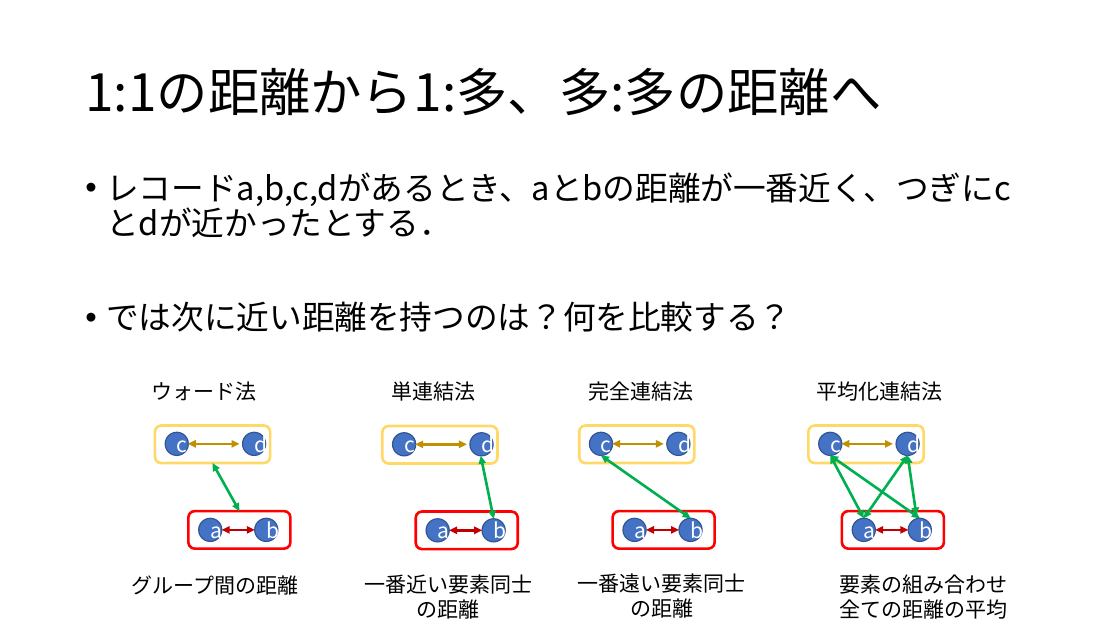
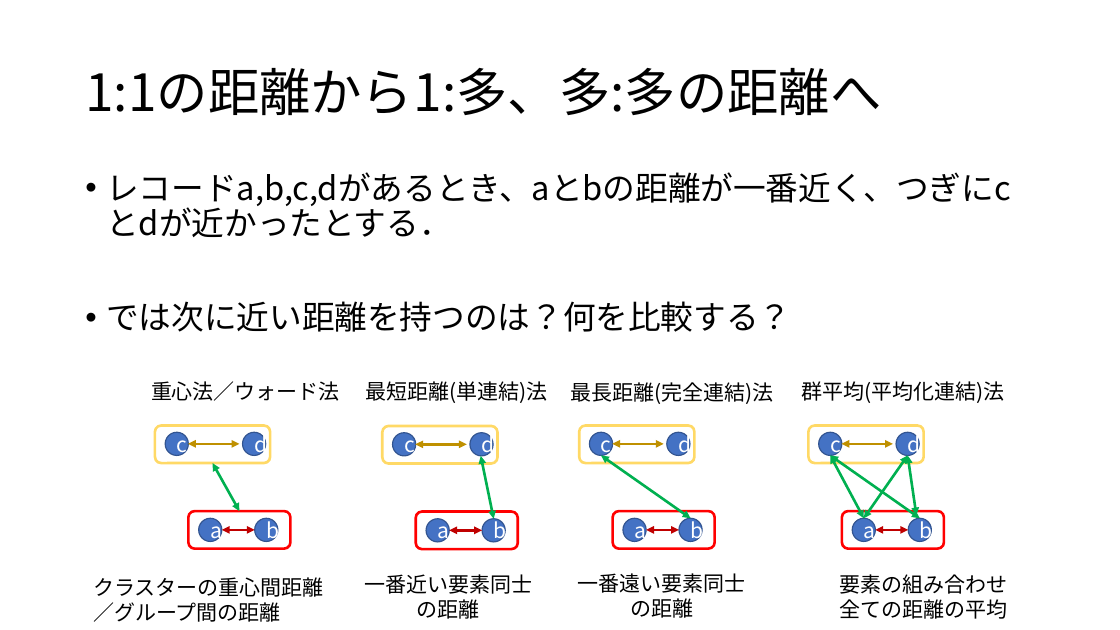
Before and after one commit to KoHMB/Shigen_kensyu_FRA, a slide deck: slide 7 of R/スライド/第36回.pptx. Drawn at 1120x630 pixels with LibreOffice and Linux fonts; fonts in the diff are those of the drawing. Boxes give left, top, right and bottom in pixels: in the first picture for what was removed or moved away, otherwise in the second. Text is boxed around its words. In the diff, an @@ line names an element or a change of style, - is before the commit and + after.

Commit message:
update R slides

```diff
--- a/R/スライド/第36回.pptx
+++ b/R/スライド/第36回.pptx
@@ text at [151,381,340,401]: text changed @@
-ウォード法
+重心法／ウォード法
@@ text at [365,381,547,403]: text changed @@
-単連結法
+最短距離(単連結)法
@@ text at [570,382,773,404]: text changed @@
-完全連結法
+最長距離(完全連結)法
@@ text at [801,381,1004,403]: text changed @@
-平均化連結法
+群平均(平均化連結)法
@@ text at [93,577,324,622]: text changed @@
-グループ間の距離
+クラスターの重心間距離
+／グループ間の距離
```
Also in this commit, not shown: 3 other files.
